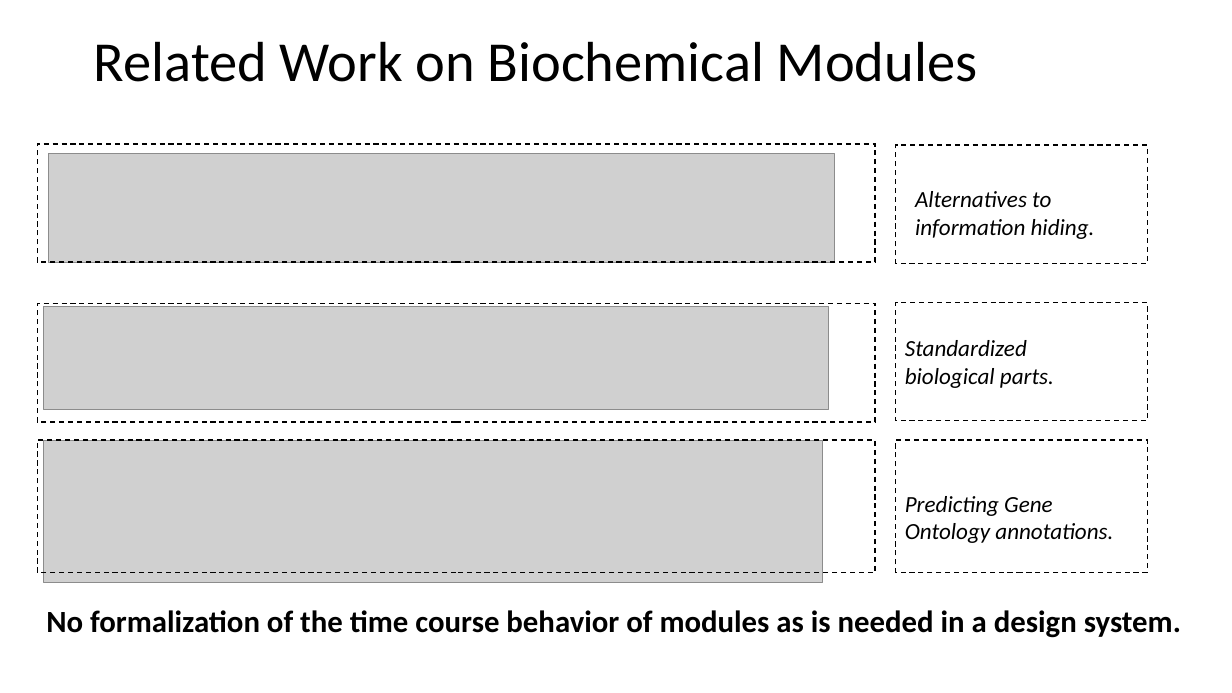
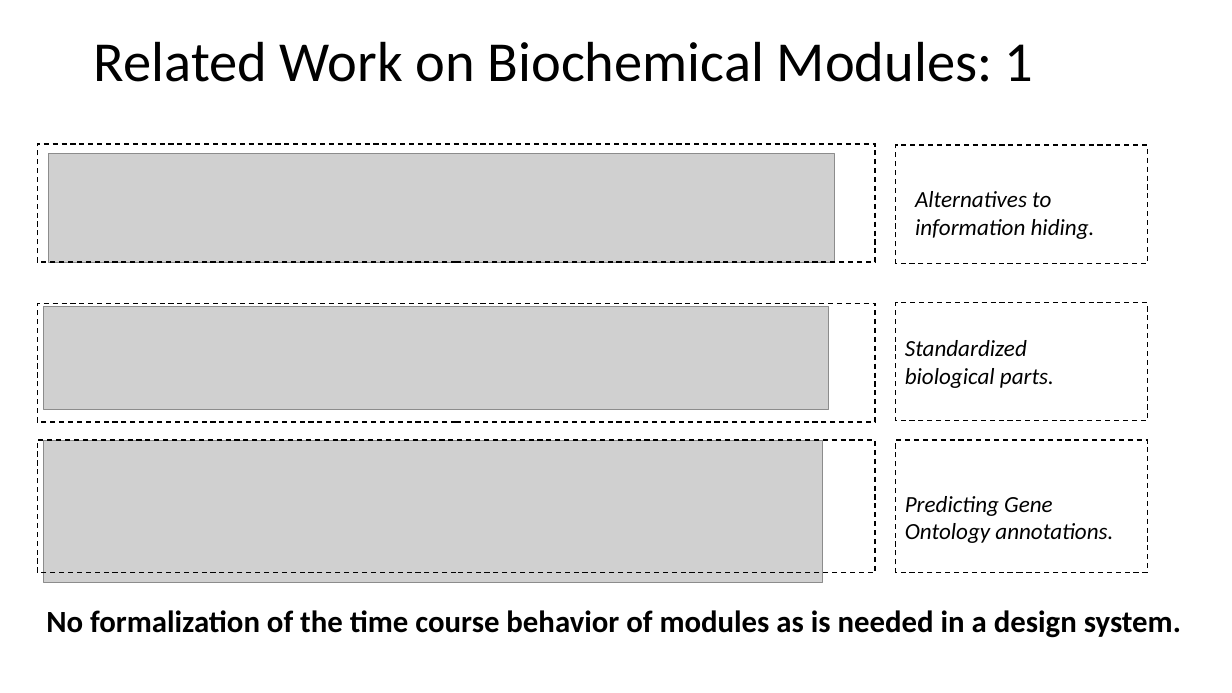
Before and after one commit to joseph-hellerstein/linear_reaction_networks, a slide deck: slide 5 of docs/modular_chemical_networks.pptx. Drawn at 1232x693 pixels with LibreOffice and Linux fonts; fonts in the diff are those of the drawing; grey boxes stand for pictures. Boxes give left, top, right and bottom in pixels: in the first picture for what was removed or moved away, otherwise in the second. Text is boxed around its words. In the diff, an @@ line names an element or a change of style, - is before the commit and + after.

Commit message:
updated presentation

```diff
--- a/docs/modular_chemical_networks.pptx
+++ b/docs/modular_chemical_networks.pptx
@@ title at box(94, 41, 1034, 82): text changed @@
-Related Work on Biochemical Modules
+Related Work on Biochemical Modules: 1
```
Also in this commit, not shown: 1 slide added.
